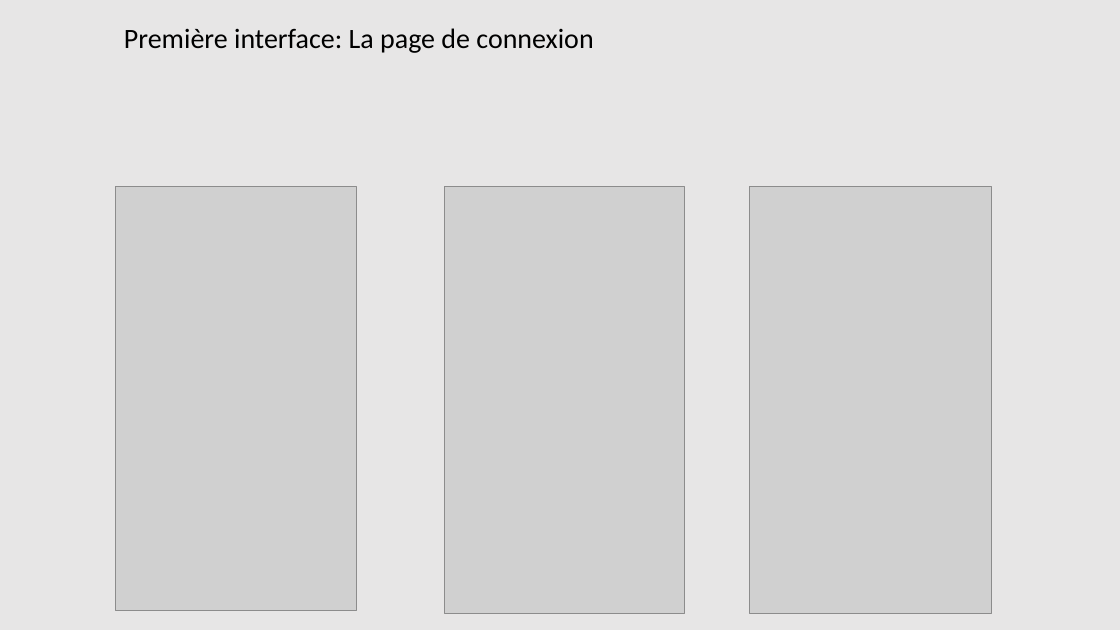
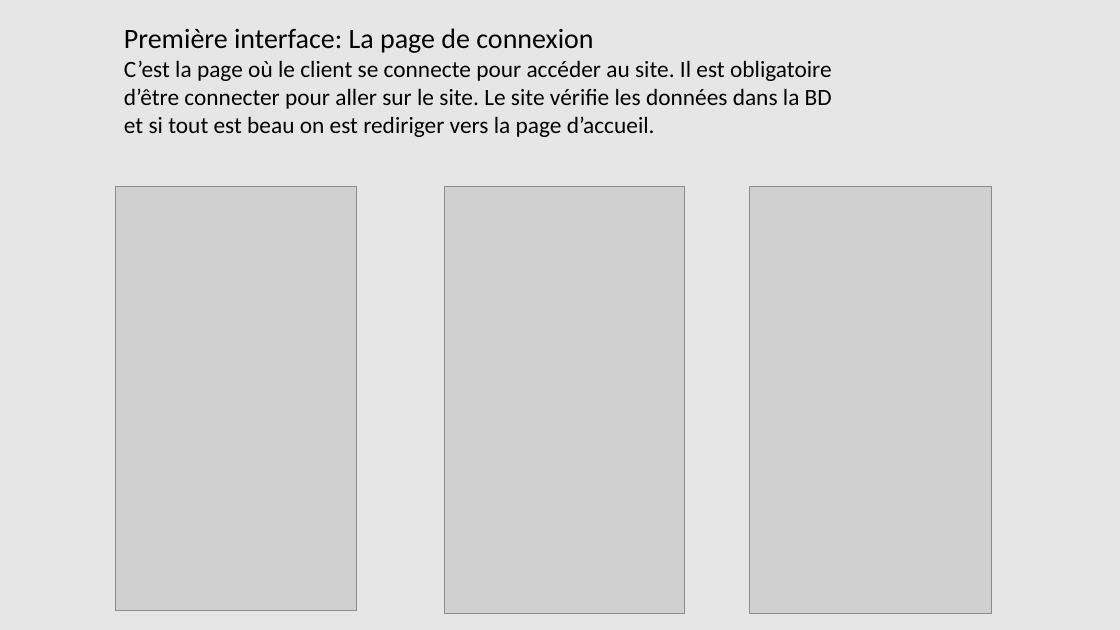
Before and after one commit to MaximeRoy1733837/ESP, a slide deck: slide 1 of diagramme/interfaceSprite2.pptx. Drawn at 1120x630 pixels with LibreOffice and Linux fonts; fonts in the diff are those of the drawing; grey boxes stand for pictures. Boxes give left, top, right and bottom in pixels: in the first picture for what was removed or moved away, otherwise in the second. Text is boxed around its words. In the diff, an @@ line names an element or a change of style, - is before the commit and + after.

Commit message:
continuer interface pour sprite 2 et modifier backlog pour sprint 2

```diff
--- a/diagramme/interfaceSprite2.pptx
+++ b/diagramme/interfaceSprite2.pptx
@@ text at <box>124,60,832,137</box>: paragraph added @@
+C’est la page où le client se connecte pour accéder au site. Il est obligatoire d’être connecter pour aller sur le site. Le site vérifie les données dans la BD et si tout est beau on est rediriger vers la page d’accueil.
```
Also in this commit, not shown: 4 other slides changed, 2 other files.
